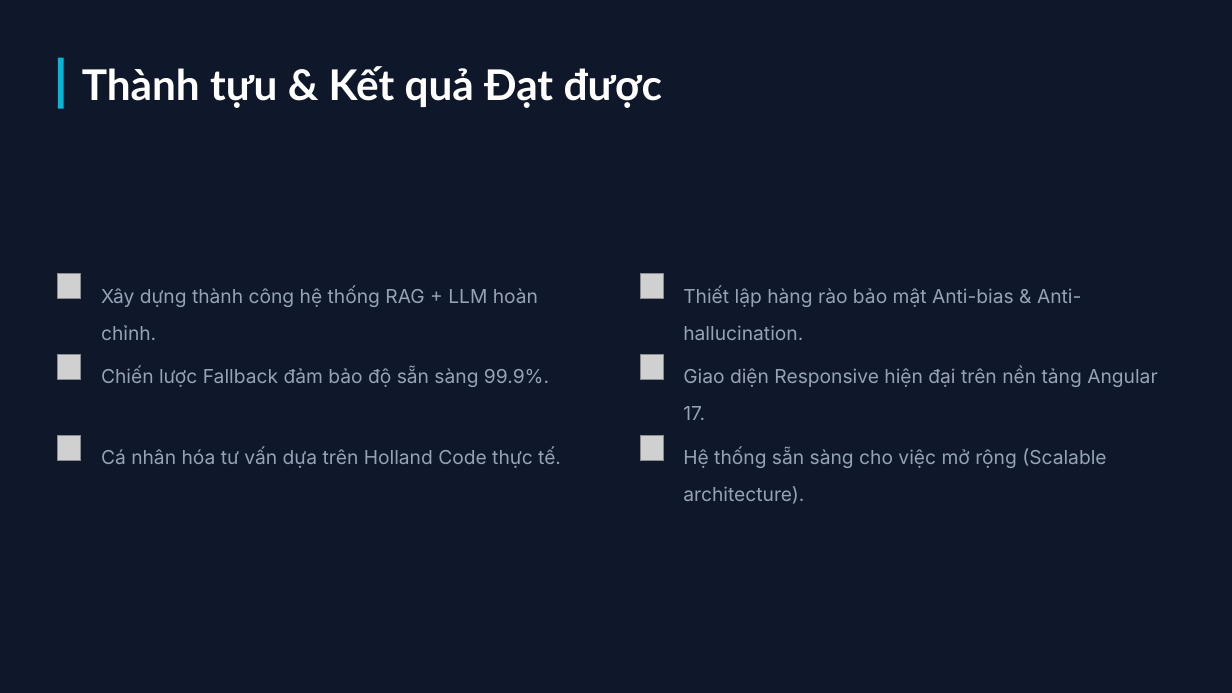
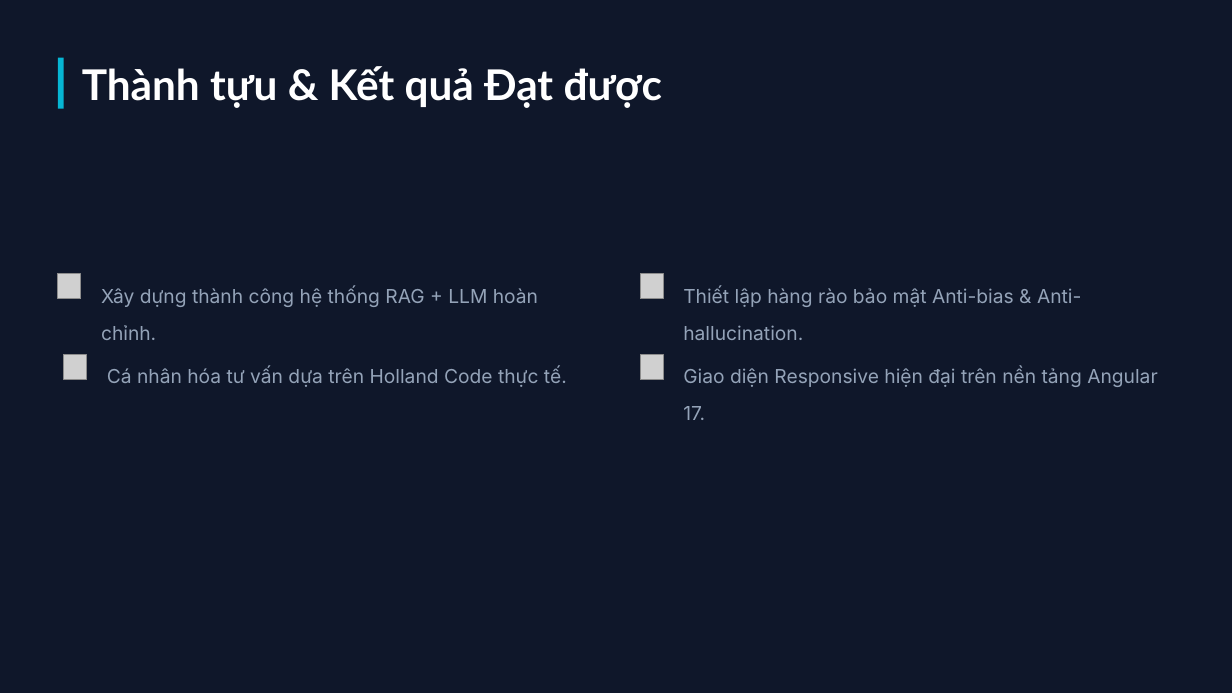
Before and after one commit to dinhsst/ai-powered-career-guidance-system, a slide deck: slide 15 of Hệ thống Tư vấn Hướng nghiệp AI.pptx. Drawn at 1232x693 pixels with LibreOffice and Linux fonts; fonts in the diff are those of the drawing; grey boxes stand for pictures; background and template pictures are left out. Boxes give left, top, right and bottom in pixels: in the first picture for what was removed or moved away, otherwise in the second. Text is boxed around its words. In the diff, an @@ line names an element or a change of style, - is before the commit and + after.

```diff
--- a/Hệ thống Tư vấn Hướng nghiệp AI.pptx
+++ b/Hệ thống Tư vấn Hướng nghiệp AI.pptx
@@ picture removed at bbox=[57, 355, 80, 380] @@
@@ picture: place and size @@
-picture at bbox=[57, 435, 80, 460]
+picture at bbox=[64, 355, 87, 380]
@@ text "Cá nhân hóa tư vấn ...": place and size @@
-text "Cá nhân hóa tư vấn ..." at bbox=[101, 448, 561, 468]
+text "Cá nhân hóa tư vấn ..." at bbox=[107, 367, 567, 387]
@@ text removed at bbox=[101, 367, 549, 387] @@
-Chiến lược Fallback đảm bảo độ sẵn sàng 99.9%.
@@ picture removed at bbox=[640, 435, 664, 460] @@
@@ text removed at bbox=[683, 448, 1106, 504] @@
-Hệ thống sẵn sàng cho việc mở rộng (Scalable architecture).
```
Also in this commit, not shown: 5 other slides changed, 3 other files.
